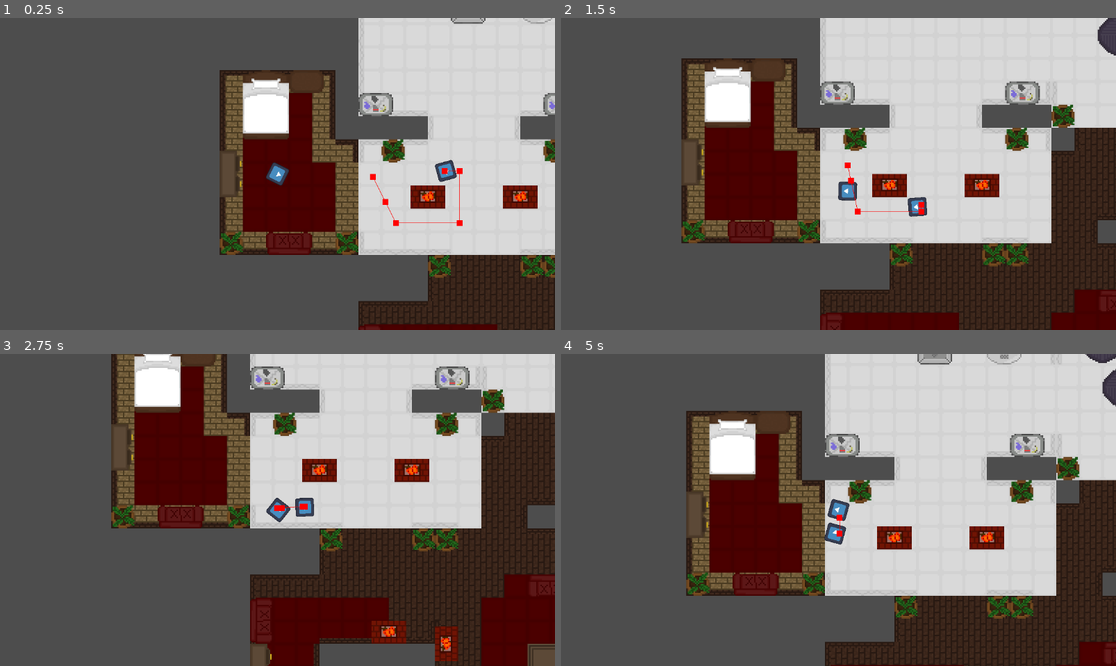
Above: before the commit, frames 1-4 (two rows, left to right).
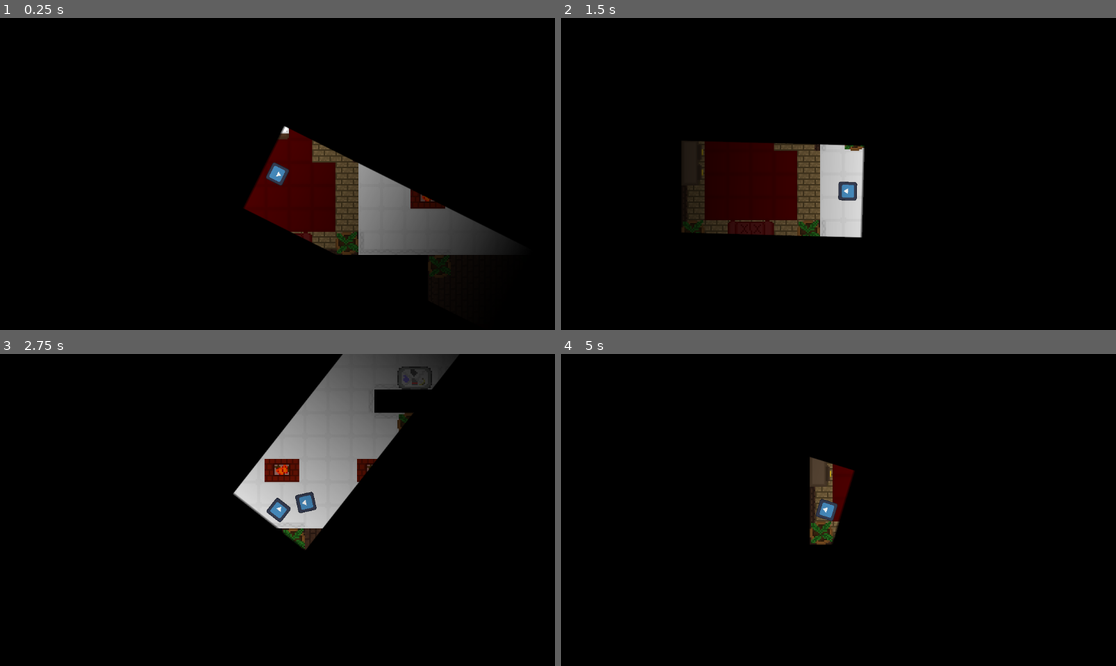
Above: after the commit, the same moments.

Repository: Rodrikk834/etromaton
Game: Godot game, scene res://scenes/main scene.tscn
The game is run twice, just before and just after one commit, with the same random seed, the same clock (stepped at 60 frames per second) and the same inputs. The engine's default icon, where the game draws it, is replaced by a stand-in: a white triangle on a blue panel in a dark square.
Inputs (mouse positions are in pixels of both pictures, inside the frame that each line leads up to):
- Up to frame 1 (0.25 s): no input
- Up to frame 2 (1.5 s): move the mouse to (960, 158) at 0.52 s; hold D (move_right) 0.53-1.28 s; tap E (interact) at 0.6 s; move the mouse to (727, 189) at 1.27 s; hold S (move_down) from 1.28 s (still down); click (727, 189) at 1.35 s
- Up to frame 3 (2.75 s): move the mouse to (333, 441) at 2.02 s; release S (move_down) at 2.03 s; hold D (move_right) from 2.03 s (still down); tap E (interact) at 2.1 s
- Up to frame 4 (5 s): move the mouse to (810, 572) at 2.77 s; release D (move_right) at 2.78 s; hold W (move_up) 2.78-3.53 s; click (810, 572) at 2.85 s; move the mouse to (1005, 556) at 3.52 s; hold A (move_left) from 3.53 s (still down); tap E (interact) at 3.6 s; move the mouse to (672, 463) at 4.27 s; click (672, 463) at 4.35 s

The runs differ from the first frame. In frame 1, 96% of the frame differs, in the area x 0-100%, y 0-100%; in frame 2, 96%; in frame 3, 99%; in frame 4, 100%.

Commit message:
tal vez cosa
luz y asi

Diff:
--- a/scenes/main scene.tscn
+++ b/scenes/main scene.tscn
@@ -29,6 +29,7 @@
 [ext_resource type="PackedScene" uid="uid://ckx4xmktbuuou" path="res://scenes/container.tscn" id="23_txgxd"]
 [ext_resource type="PackedScene" uid="uid://dlhhllktxjwcj" path="res://scenes/player.tscn" id="24_txgxd"]
 [ext_resource type="PackedScene" uid="uid://dino4tyr5fyr1" path="res://scenes/robot_character.tscn" id="29_wr82n"]
+[ext_resource type="Texture2D" uid="uid://uqd71e7kkbee" path="res://tiles/CirculoBlanco.png" id="30_up5pg"]
 
 [sub_resource type="Resource" id="Resource_d11h3"]
 script = ExtResource("1_vd6wd")
@@ -46,6 +47,20 @@
 parsed_geometry_type = 1
 parsed_collision_mask = 1
 source_geometry_mode = 1
+
+[sub_resource type="OccluderPolygon2D" id="OccluderPolygon2D_wr82n"]
+cull_mode = 2
+polygon = PackedVector2Array(0, 0, 0.1, 0.1, 0, 0.1)
+
+[sub_resource type="Gradient" id="Gradient_wr82n"]
+
+[sub_resource type="GradientTexture2D" id="GradientTexture2D_up5pg"]
+gradient = SubResource("Gradient_wr82n")
+fill_from = Vector2(1, 0)
+fill_to = Vector2(0, 0)
+
+[sub_resource type="CanvasTexture" id="CanvasTexture_j2c5s"]
+specular_texture = ExtResource("30_up5pg")
 
 [node name="Node2D" type="Node2D" unique_id=97602548]
 texture_filter = 1
@@ -79,3 +94,33 @@
 scale = Vector2(0.9999998, 0.9999998)
 
 [node name="Player" parent="." unique_id=540015378 instance=ExtResource("24_txgxd")]
+
+[node name="LightOccluder2D" type="LightOccluder2D" parent="Player" unique_id=1827537759]
+position = Vector2(-159.99997, 3.8146966e-06)
+scale = Vector2(30461.418, 9999.996)
+occluder = SubResource("OccluderPolygon2D_wr82n")
+occluder_light_mask = 3
+
+[node name="LightOccluder2D2" type="LightOccluder2D" parent="Player" unique_id=1812870487]
+position = Vector2(-159.99997, 5.684341e-13)
+scale = Vector2(30461.418, 9999.996)
+occluder = SubResource("OccluderPolygon2D_wr82n")
+occluder_light_mask = 3
+
+[node name="PointLight2D" type="PointLight2D" parent="Player" unique_id=425269160]
+position = Vector2(865.2345, 3.8146973e-06)
+scale = Vector2(3046.1423, 999.99994)
+range_item_cull_mask = 3
+shadow_enabled = true
+shadow_color = Color(0, 0, 0, 1)
+texture = SubResource("GradientTexture2D_up5pg")
+texture_scale = 0.01
+
+[node name="Sprite2D2" type="Sprite2D" parent="Player" unique_id=138312083]
+modulate = Color(0, 0, 0, 1)
+z_index = -1
+scale = Vector2(5000, 5000)
+texture = SubResource("CanvasTexture_j2c5s")
+
+[node name="DirectionalLight2D" type="DirectionalLight2D" parent="." unique_id=1623046967]
+blend_mode = 1
--- a/scenes/robot_character.tscn
+++ b/scenes/robot_character.tscn
@@ -24,12 +24,14 @@
 
 [node name="RobotFollow" type="Node" parent="StateMachine" unique_id=1752883160 node_paths=PackedStringArray("enemy", "NavigationAgent")]
 script = ExtResource("3_em8rj")
+moveSpeed = 50.0
 enemy = NodePath("../..")
 NavigationAgent = NodePath("../../NavigationAgent2D")
 metadata/_custom_type_script = "uid://nuuv03ac6epc"
 
 [node name="RobotIdle" type="Node" parent="StateMachine" unique_id=1047294123 node_paths=PackedStringArray("enemy", "NavigationAgent")]
 script = ExtResource("3_eqd43")
+moveSpeed = 25.0
 enemy = NodePath("../..")
 NavigationAgent = NodePath("../../NavigationAgent2D")
 metadata/_custom_type_script = "uid://cftb5py8nen2q"
@@ -41,7 +43,6 @@
 metadata/_custom_type_script = "uid://cftb5py8nen2q"
 
 [node name="NavigationAgent2D" type="NavigationAgent2D" parent="." unique_id=694896286]
-debug_enabled = true
 
 [node name="Hitbox" type="Area2D" parent="." unique_id=674668454]
 
--- a/tiles/muebles.tres
+++ b/tiles/muebles.tres
@@ -1,40 +1,112 @@
 [gd_resource type="TileSet" format=3 uid="uid://b3bhr3aer3sbk"]
 
 [ext_resource type="Texture2D" uid="uid://qax0vgqr2ei4" path="res://tiles/Tileset - Muebles ETRO.png" id="1_tn8od"]
+
+[sub_resource type="OccluderPolygon2D" id="OccluderPolygon2D_tn8od"]
+polygon = PackedVector2Array(-8, -8, 8, -8, 8, 8, -8, 8)
+
+[sub_resource type="OccluderPolygon2D" id="OccluderPolygon2D_cxtls"]
+polygon = PackedVector2Array(-8, -8, 8, -8, 8, 8, -8, 8)
+
+[sub_resource type="OccluderPolygon2D" id="OccluderPolygon2D_lvg1r"]
+polygon = PackedVector2Array(-8, -8, 8, -8, 8, 8, -8, 8)
+
+[sub_resource type="OccluderPolygon2D" id="OccluderPolygon2D_tymit"]
+polygon = PackedVector2Array(-8, -8, 8, -8, 8, 8, -8, 8)
+
+[sub_resource type="OccluderPolygon2D" id="OccluderPolygon2D_1x00v"]
+polygon = PackedVector2Array(-8, -8, 8, -8, 8, 8, -8, 8)
+
+[sub_resource type="OccluderPolygon2D" id="OccluderPolygon2D_ofl0n"]
+polygon = PackedVector2Array(-8, -8, 8, -8, 8, 8, -8, 8)
+
+[sub_resource type="OccluderPolygon2D" id="OccluderPolygon2D_otthm"]
+polygon = PackedVector2Array(-8, -8, 8, -8, 8, 8, -8, 8)
+
+[sub_resource type="OccluderPolygon2D" id="OccluderPolygon2D_c3wvk"]
+polygon = PackedVector2Array(-8, -8, 8, -8, 8, 8, -8, 8)
+
+[sub_resource type="OccluderPolygon2D" id="OccluderPolygon2D_o7fme"]
+polygon = PackedVector2Array(-8, -8, 8, -8, 8, 8, -8, 8)
+
+[sub_resource type="OccluderPolygon2D" id="OccluderPolygon2D_beg8r"]
+polygon = PackedVector2Array(-8, -8, 8, -8, 8, 8, -8, 8)
+
+[sub_resource type="OccluderPolygon2D" id="OccluderPolygon2D_vsnvn"]
+polygon = PackedVector2Array(-8, -8, 8, -8, 8, 8, -8, 8)
+
+[sub_resource type="OccluderPolygon2D" id="OccluderPolygon2D_u5eh4"]
+polygon = PackedVector2Array(-8, -8, 8, -8, 8, 8, -8, 8)
+
+[sub_resource type="OccluderPolygon2D" id="OccluderPolygon2D_fjf3c"]
+polygon = PackedVector2Array(-8, -8, 8, -8, 8, 8, -8, 8)
+
+[sub_resource type="OccluderPolygon2D" id="OccluderPolygon2D_xjbsg"]
+polygon = PackedVector2Array(-8, -8, 8, -8, 8, 8, -8, 8)
+
+[sub_resource type="OccluderPolygon2D" id="OccluderPolygon2D_l1xjn"]
+polygon = PackedVector2Array(-8, -8, 8, -8, 8, 8, -8, 8)
+
+[sub_resource type="OccluderPolygon2D" id="OccluderPolygon2D_4m270"]
+polygon = PackedVector2Array(-8, -8, 8, -8, 8, 8, -8, 8)
+
+[sub_resource type="OccluderPolygon2D" id="OccluderPolygon2D_28r65"]
+polygon = PackedVector2Array(-8, -8, 8, -8, 8, 8, -8, 8)
+
+[sub_resource type="OccluderPolygon2D" id="OccluderPolygon2D_r4gne"]
+polygon = PackedVector2Array(-8, -8, 8, -8, 8, 8, -8, 8)
+
+[sub_resource type="OccluderPolygon2D" id="OccluderPolygon2D_k3twi"]
+polygon = PackedVector2Array(-8, -8, 8, -8, 8, 8, -8, 8)
+
+[sub_resource type="OccluderPolygon2D" id="OccluderPolygon2D_bfaeu"]
+polygon = PackedVector2Array(-8, -8, 8, -8, 8, 8, -8, 8)
+
+[sub_resource type="OccluderPolygon2D" id="OccluderPolygon2D_t7uks"]
+polygon = PackedVector2Array(-8, -8, 8, -8, 8, 8, -8, 8)
 
 [sub_resource type="TileSetAtlasSource" id="TileSetAtlasSource_wr82n"]
 texture = ExtResource("1_tn8od")
 0:0/0 = 0
+0:0/0/occlusion_layer_0/polygon_0/polygon = SubResource("OccluderPolygon2D_tn8od")
 0:0/0/physics_layer_0/polygon_0/points = PackedVector2Array(-8, -8, 8, -8, 8, 8, -8, 8)
 1:0/0 = 0
+1:0/0/occlusion_layer_0/polygon_0/polygon = SubResource("OccluderPolygon2D_tymit")
 1:0/0/physics_layer_0/polygon_0/points = PackedVector2Array(-8, -8, 8, -8, 8, 8, -8, 8)
 2:0/0 = 0
+2:0/0/occlusion_layer_0/polygon_0/polygon = SubResource("OccluderPolygon2D_1x00v")
 2:0/0/physics_layer_0/polygon_0/points = PackedVector2Array(-8, -8, 8, -8, 8, 8, -8, 8)
 3:0/0 = 0
 4:0/0 = 0
 5:0/0 = 0
 6:0/0 = 0
+6:0/0/occlusion_layer_0/polygon_0/polygon = SubResource("OccluderPolygon2D_fjf3c")
 6:0/0/physics_layer_0/polygon_0/points = PackedVector2Array(-8, -8, 8, -8, 8, 8, -8, 8)
 7:0/0 = 0
+7:0/0/occlusion_layer_0/polygon_0/polygon = SubResource("OccluderPolygon2D_k3twi")
 7:0/0/physics_layer_0/polygon_0/points = PackedVector2Array(-8, -8, 8, -8, 8, 8, -8, 8)
 0:1/0 = 0
 0:1/0/physics_layer_0/polygon_0/points = PackedVector2Array(-8, -8, 8, -8, 8, 8, -8, 8)
 1:1/0 = 0
 1:1/0/physics_layer_0/polygon_0/points = PackedVector2Array(-8, -8, 8, -8, 8, 8, -8, 8)
 2:1/0 = 0
+2:1/0/occlusion_layer_0/polygon_0/polygon = SubResource("OccluderPolygon2D_ofl0n")
 2:1/0/physics_layer_0/polygon_0/points = PackedVector2Array(-8, -8, 8, -8, 8, 8, -8, 8)
 3:1/0 = 0
 4:1/0 = 0
 5:1/0 = 0
 6:1/0 = 0
+6:1/0/occlusion_layer_0/polygon_0/polygon = SubResource("OccluderPolygon2D_xjbsg")
 6:1/0/physics_layer_0/polygon_0/points = PackedVector2Array(-8, -8, 8, -8, 8, 8, -8, 8)
 7:1/0 = 0
+7:1/0/occlusion_layer_0/polygon_0/polygon = SubResource("OccluderPolygon2D_bfaeu")
 7:1/0/physics_layer_0/polygon_0/points = PackedVector2Array(-8, -8, 0, -8, 0, 8, -8, 8)
 0:2/0 = 0
 0:2/0/physics_layer_0/polygon_0/points = PackedVector2Array(-8, -8, 8, -8, 8, 8, -8, 8)
 1:2/0 = 0
 1:2/0/physics_layer_0/polygon_0/points = PackedVector2Array(-8, -8, 8, -8, 8, 8, -8, 8)
 2:2/0 = 0
+2:2/0/occlusion_layer_0/polygon_0/polygon = SubResource("OccluderPolygon2D_otthm")
 2:2/0/physics_layer_0/polygon_0/points = PackedVector2Array(-8, -8, 8, -8, 8, 8, -8, 8)
 3:2/0 = 0
 3:2/0/physics_layer_0/polygon_0/points = PackedVector2Array(-8, -8, 8, -8, 8, 8, -8, 8)
@@ -45,24 +117,30 @@
 6:2/0 = 0
 6:2/0/physics_layer_0/polygon_0/points = PackedVector2Array(-8, -8, 8, -8, 8, 8, -8, 8)
 7:2/0 = 0
+7:2/0/occlusion_layer_0/polygon_0/polygon = SubResource("OccluderPolygon2D_t7uks")
 7:2/0/physics_layer_0/polygon_0/points = PackedVector2Array(-8, -8, 8, -8, 8, 8, -8, 8)
 0:3/0 = 0
 0:3/0/physics_layer_0/polygon_0/points = PackedVector2Array(-8, -8, 8, -8, 8, 8, -8, 8)
 1:3/0 = 0
 1:3/0/physics_layer_0/polygon_0/points = PackedVector2Array(-8, -8, 8, -8, 8, 8, -8, 8)
 2:3/0 = 0
+2:3/0/occlusion_layer_0/polygon_0/polygon = SubResource("OccluderPolygon2D_c3wvk")
 2:3/0/physics_layer_0/polygon_0/points = PackedVector2Array(-8, -8, 8, -8, 8, 8, -8, 8)
 3:3/0 = 0
 3:3/0/physics_layer_0/polygon_0/points = PackedVector2Array(-8, -8, 8, -8, 8, 8, -8, 8)
 4:3/0 = 0
 4:3/0/physics_layer_0/polygon_0/points = PackedVector2Array(-8, -8, 0, -8, 0, 8, -8, 8)
 5:3/0 = 0
+5:3/0/occlusion_layer_0/polygon_0/polygon = SubResource("OccluderPolygon2D_vsnvn")
 5:3/0/physics_layer_0/polygon_0/points = PackedVector2Array(-4, -8, 8, -8, 8, 8, -4, 8)
 6:3/0 = 0
+6:3/0/occlusion_layer_0/polygon_0/polygon = SubResource("OccluderPolygon2D_28r65")
 6:3/0/physics_layer_0/polygon_0/points = PackedVector2Array(-8, -8, 4, -8, 4, 8, -8, 8)
 0:4/0 = 0
+0:4/0/occlusion_layer_0/polygon_0/polygon = SubResource("OccluderPolygon2D_cxtls")
 0:4/0/physics_layer_0/polygon_0/points = PackedVector2Array(-8, -8, 8, -8, 8, 8, -8, 8)
 1:4/0 = 0
+1:4/0/occlusion_layer_0/polygon_0/polygon = SubResource("OccluderPolygon2D_cxtls")
 1:4/0/physics_layer_0/polygon_0/points = PackedVector2Array(-8, -8, 8, -8, 8, 8, -8, 8)
 2:4/0 = 0
 2:4/0/physics_layer_0/polygon_0/points = PackedVector2Array(-8, -8, 8, -8, 8, 8, -8, 8)
@@ -73,8 +151,10 @@
 5:4/0 = 0
 5:4/0/physics_layer_0/polygon_0/points = PackedVector2Array(-8, -8, 8, -8, 8, 8, -8, 8)
 0:5/0 = 0
+0:5/0/occlusion_layer_0/polygon_0/polygon = SubResource("OccluderPolygon2D_lvg1r")
 0:5/0/physics_layer_0/polygon_0/points = PackedVector2Array(-8, -8, 8, -8, 8, 8, -8, 8)
 1:5/0 = 0
+1:5/0/occlusion_layer_0/polygon_0/polygon = SubResource("OccluderPolygon2D_lvg1r")
 1:5/0/physics_layer_0/polygon_0/points = PackedVector2Array(-8, -8, 8, -8, 8, 8, -8, 8)
 3:5/0 = 0
 3:5/0/physics_layer_0/polygon_0/points = PackedVector2Array(-8, -8, 8, -8, 8, 0, -8, 0)
@@ -82,22 +162,34 @@
 4:5/0/physics_layer_0/polygon_0/points = PackedVector2Array(-8, -8, 0, -8, 0, 0, -8, 0)
 2:5/0 = 0
 6:4/0 = 0
+6:4/0/occlusion_layer_0/polygon_0/polygon = SubResource("OccluderPolygon2D_r4gne")
 7:4/0 = 0
+7:4/0/occlusion_layer_0/polygon_0/polygon = SubResource("OccluderPolygon2D_r4gne")
 7:5/0 = 0
+7:5/0/occlusion_layer_0/polygon_0/polygon = SubResource("OccluderPolygon2D_r4gne")
 7:6/0 = 0
+7:6/0/occlusion_layer_0/polygon_0/polygon = SubResource("OccluderPolygon2D_r4gne")
 7:7/0 = 0
+7:7/0/occlusion_layer_0/polygon_0/polygon = SubResource("OccluderPolygon2D_u5eh4")
 6:8/0 = 0
+6:8/0/occlusion_layer_0/polygon_0/polygon = SubResource("OccluderPolygon2D_u5eh4")
 6:9/0 = 0
 6:10/0 = 0
 6:11/0 = 0
 6:7/0 = 0
+6:7/0/occlusion_layer_0/polygon_0/polygon = SubResource("OccluderPolygon2D_u5eh4")
 6:6/0 = 0
+6:6/0/occlusion_layer_0/polygon_0/polygon = SubResource("OccluderPolygon2D_r4gne")
 6:5/0 = 0
+6:5/0/occlusion_layer_0/polygon_0/polygon = SubResource("OccluderPolygon2D_r4gne")
 5:5/0 = 0
 5:6/0 = 0
 5:7/0 = 0
+5:7/0/occlusion_layer_0/polygon_0/polygon = SubResource("OccluderPolygon2D_u5eh4")
 4:6/0 = 0
+4:6/0/occlusion_layer_0/polygon_0/polygon = SubResource("OccluderPolygon2D_beg8r")
 3:6/0 = 0
+3:6/0/occlusion_layer_0/polygon_0/polygon = SubResource("OccluderPolygon2D_o7fme")
 2:6/0 = 0
 1:6/0 = 0
 0:6/0 = 0
@@ -105,10 +197,15 @@
 1:7/0 = 0
 2:7/0 = 0
 3:7/0 = 0
+3:7/0/occlusion_layer_0/polygon_0/polygon = SubResource("OccluderPolygon2D_o7fme")
 4:7/0 = 0
+4:7/0/occlusion_layer_0/polygon_0/polygon = SubResource("OccluderPolygon2D_beg8r")
 3:8/0 = 0
+3:8/0/occlusion_layer_0/polygon_0/polygon = SubResource("OccluderPolygon2D_o7fme")
 5:8/0 = 0
+5:8/0/occlusion_layer_0/polygon_0/polygon = SubResource("OccluderPolygon2D_u5eh4")
 7:8/0 = 0
+7:8/0/occlusion_layer_0/polygon_0/polygon = SubResource("OccluderPolygon2D_u5eh4")
 7:9/0 = 0
 5:9/0 = 0
 4:9/0 = 0
@@ -139,7 +236,9 @@
 4:12/0 = 0
 5:12/0 = 0
 6:12/0 = 0
+6:12/0/occlusion_layer_0/polygon_0/polygon = SubResource("OccluderPolygon2D_l1xjn")
 6:13/0 = 0
+6:13/0/occlusion_layer_0/polygon_0/polygon = SubResource("OccluderPolygon2D_4m270")
 7:13/0 = 0
 7:12/0 = 0
 7:11/0 = 0
@@ -154,5 +253,7 @@
 2:11/0 = 0
 
 [resource]
+occlusion_layer_0/light_mask = 2
+occlusion_layer_0/sdf_collision = true
 physics_layer_0/collision_layer = 1
 sources/0 = SubResource("TileSetAtlasSource_wr82n")
Not shown: 1 places in scenes/main scene.tscn that only renumber resources
Binary file added: tiles/me gusta el pene.png
Not shown, added: tiles/me gusta el pene.png.import
